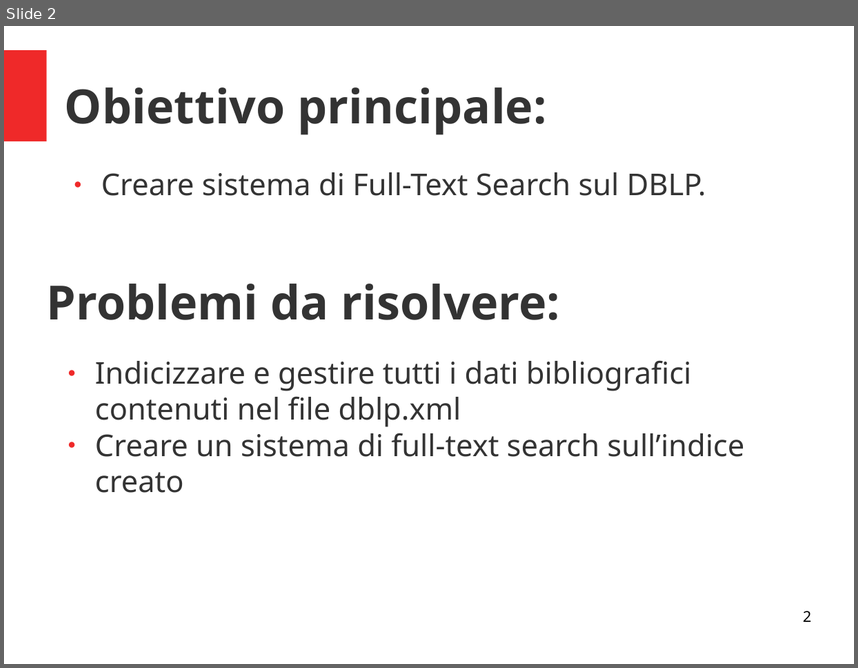
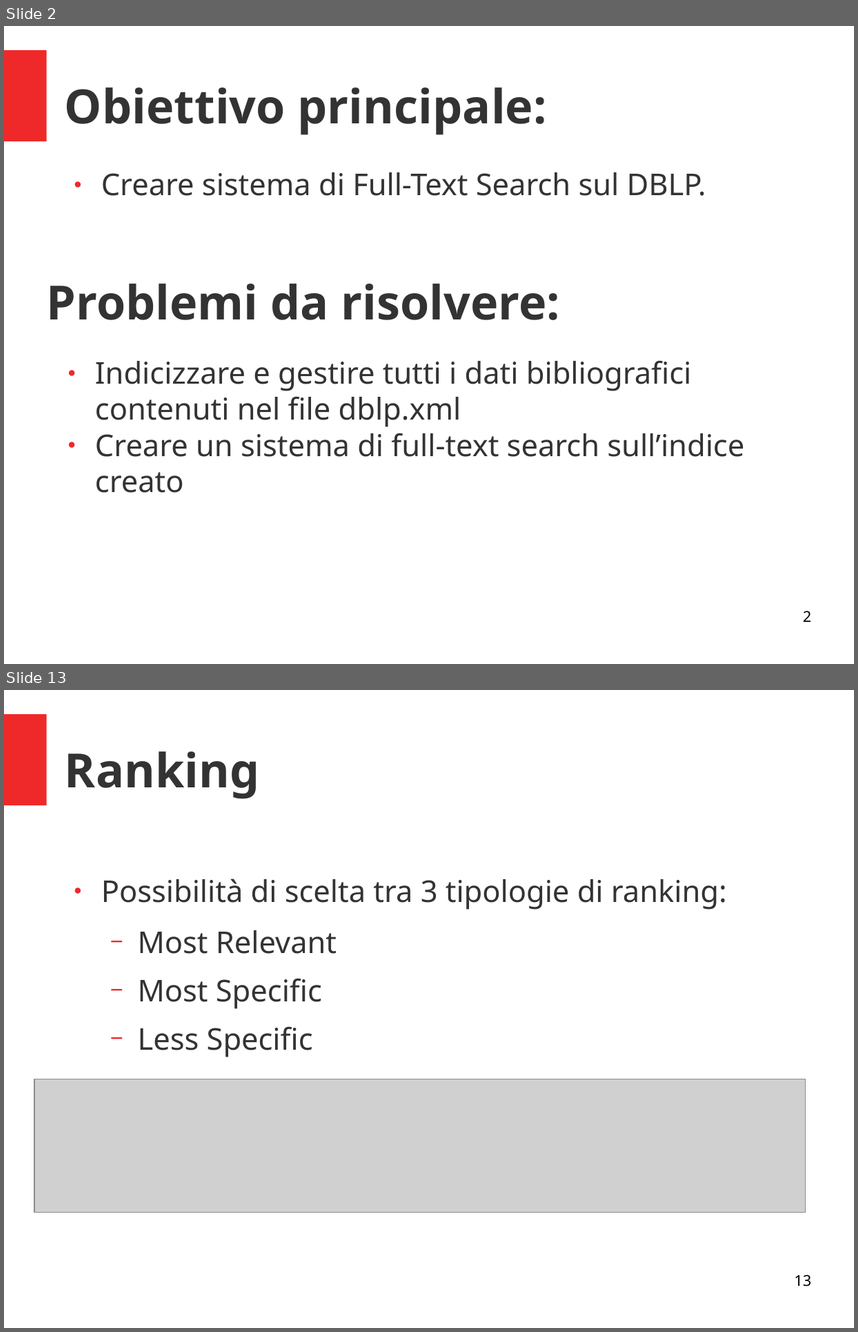
Before and after one commit to The-BFG/DBLP, a slide deck: PresentazioneProgetto.odp. Shown one above the other, each under a label of ours: slide 2 before the commit, slides 2 and 13 after it; the slides between them are not shown. The pictures are 858x668 and 858x1332 pixels, drawn with LibreOffice and Linux fonts; fonts in the diff are those of the drawing; grey boxes stand for pictures. Boxes give left, top, right and bottom in pixels: in the first picture for what was removed or moved away, otherwise in the second. Text is boxed around its words. In the diff, an @@ line names an element or a change of style, - is before the commit and + after.

```diff
--- a/PresentazioneProgetto.odp
+++ b/PresentazioneProgetto.odp
@@ slide 13 added at (4,690,854,1328), background #FFFFFF; not listed: 1 template element that a slide beside it also shows @@
@@ title added at (65,751,259,799), 44 pt, text #333333, bold @@
+Ranking
@@ text added at (101,878,727,1057), 28 pt, text #333333 @@
+● Possibilità di scelta tra 3 tipologie di ranking:
+  − Most Relevant
+  − Most Specific
+  − Less Specific
@@ picture added at (34,1078,806,1212) @@
@@ page number added at (794,1274,811,1286), 14 pt, text #000000 @@
+13
```
Also in this commit, not shown: 2 slides changed, 9 other slides added.
